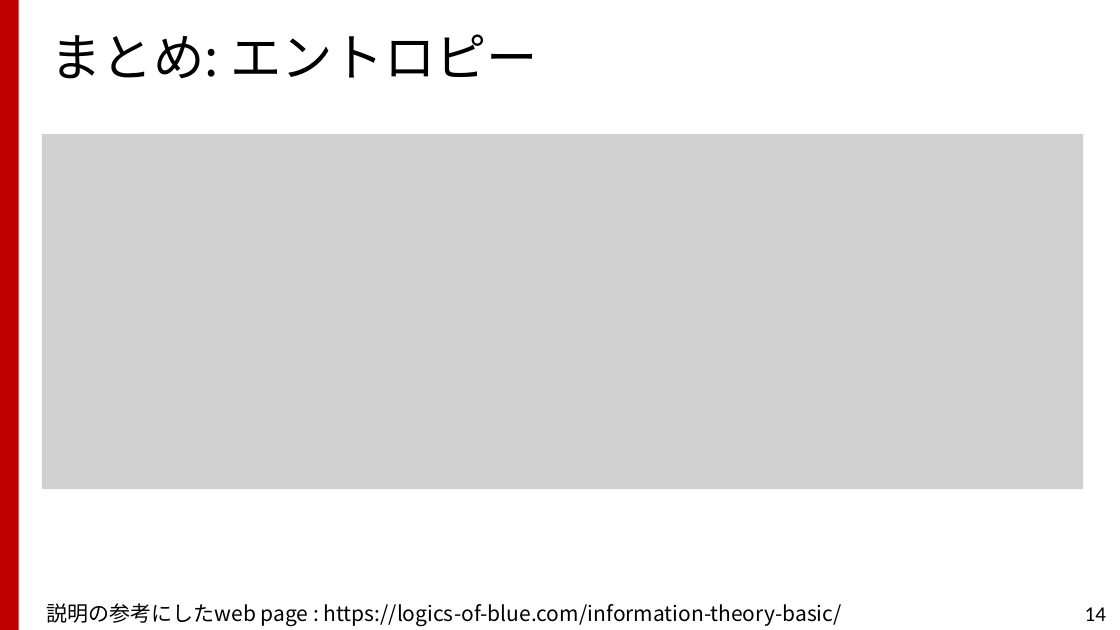
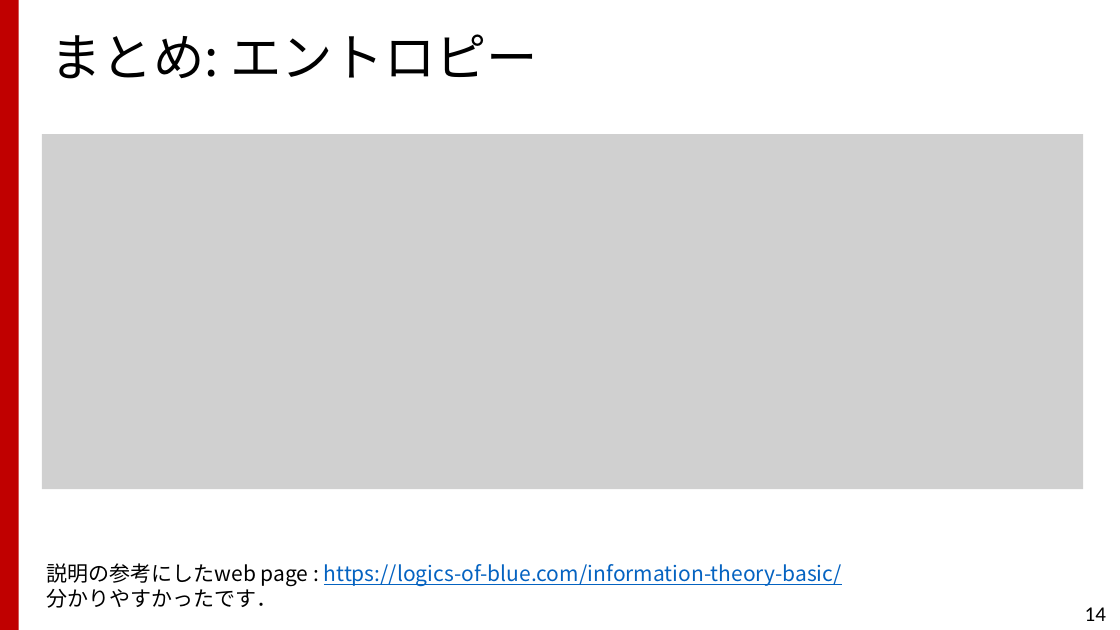
Before and after one commit to TakashiIjiri/TakashiIjiri.github.io, a slide deck: slide 14 of classes/dm2018_1/dm1_13.pptx. Drawn at 1120x630 pixels with LibreOffice and Linux fonts; fonts in the diff are those of the drawing; grey boxes stand for pictures. Boxes give left, top, right and bottom in pixels: in the first picture for what was removed or moved away, otherwise in the second. Text is boxed around its words. In the diff, an @@ line names an element or a change of style, - is before the commit and + after.

```diff
--- a/classes/dm2018_1/dm1_13.pptx
+++ b/classes/dm2018_1/dm1_13.pptx
@@ text "説明の参考にしたweb page : https://logics-of-blue.com/information-th ...": place and size @@
-text "説明の参考にしたweb page : https://logics-of-blue.com/information-th ..." at (47, 603, 842, 626)
+text "説明の参考にしたweb page : https://logics-of-blue.com/information-th ..." at (47, 563, 842, 608)
@@ text at (47, 563, 842, 586): text colour #000000 to #0563C1, underline on in "https://logics-of-blue.com/information-theory-basic/" @@
@@ text at (47, 585, 277, 608): paragraph added @@
+分かりやすかったです．
```
Also in this commit, not shown: 6 other slides changed, 2 slides removed, 2 other files.
